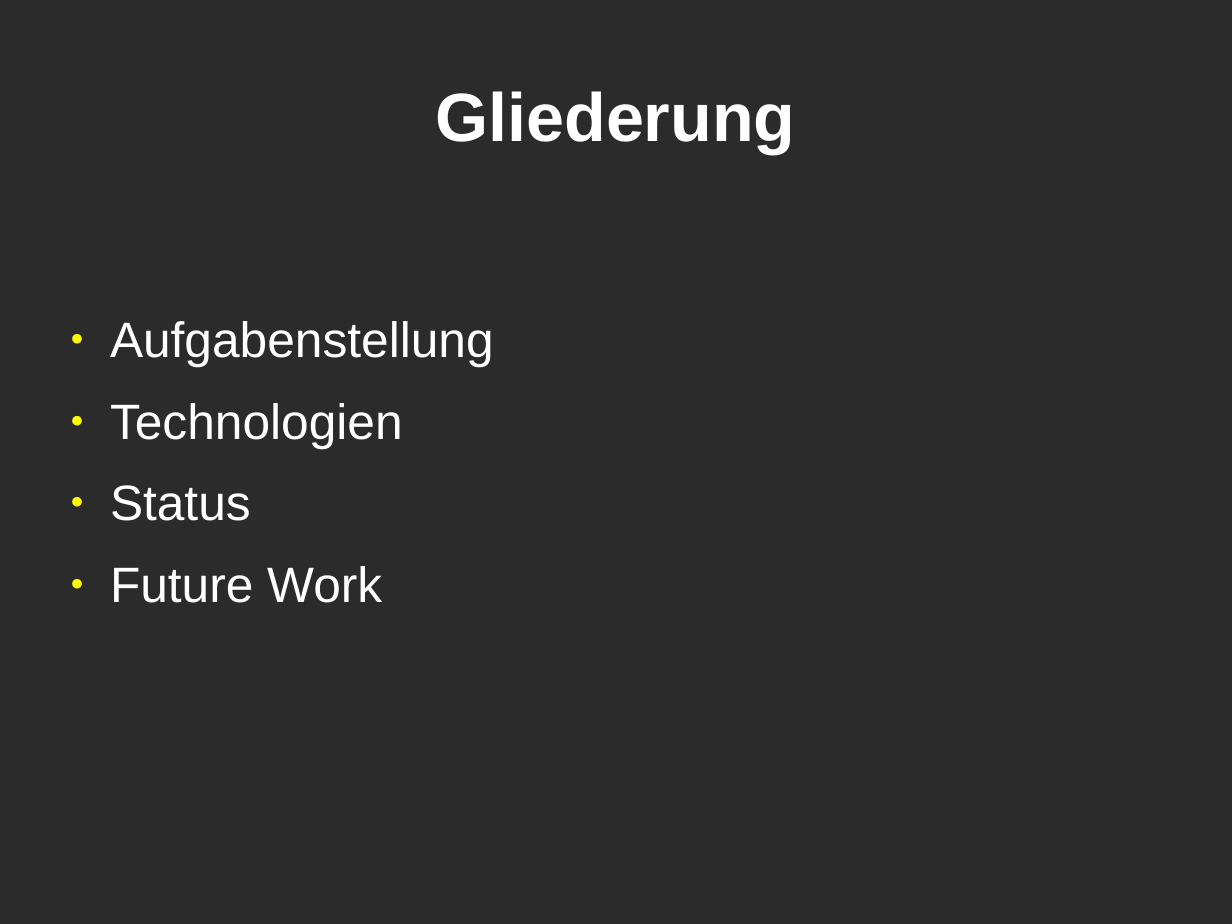
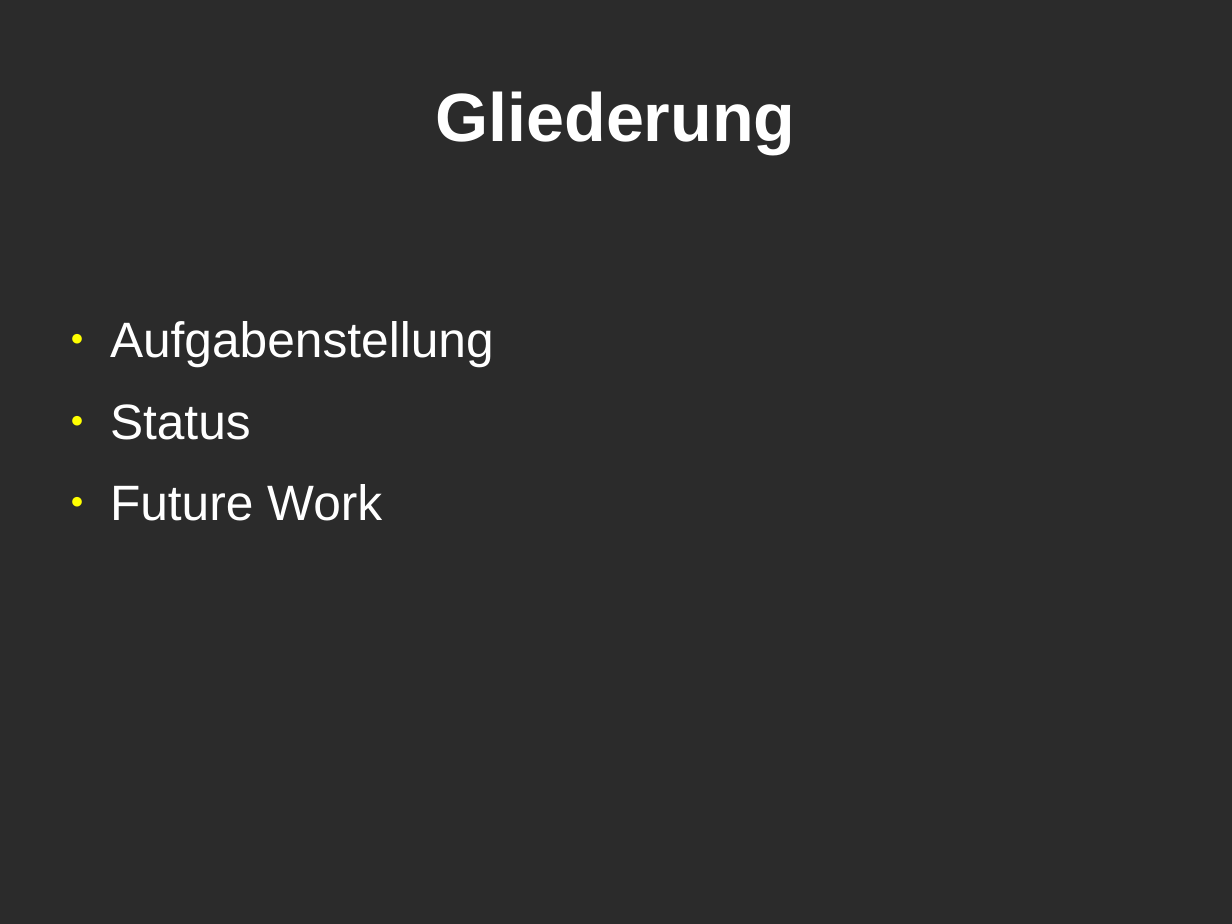
Before and after one commit to KLyko/LimesWebService, a slide deck: slide 2 of doc/overview_08-05-12/presentation.odp. Drawn at 1232x924 pixels with LibreOffice and Linux fonts; fonts in the diff are those of the drawing; background and template pictures are left out; a plain dark background stands for a picture behind light text. Boxes give left, top, right and bottom in pixels: in the first picture for what was removed or moved away, otherwise in the second. Text is boxed around its words. In the diff, an @@ line names an element or a change of style, - is before the commit and + after.

```diff
--- a/doc/overview_08-05-12/presentation.odp
+++ b/doc/overview_08-05-12/presentation.odp
@@ text at <box>110,403,403,448</box>: paragraph removed @@
-● Technologien
```
Also in this commit, not shown: 1 other slide changed, 4 slides added, 2 slides removed.
